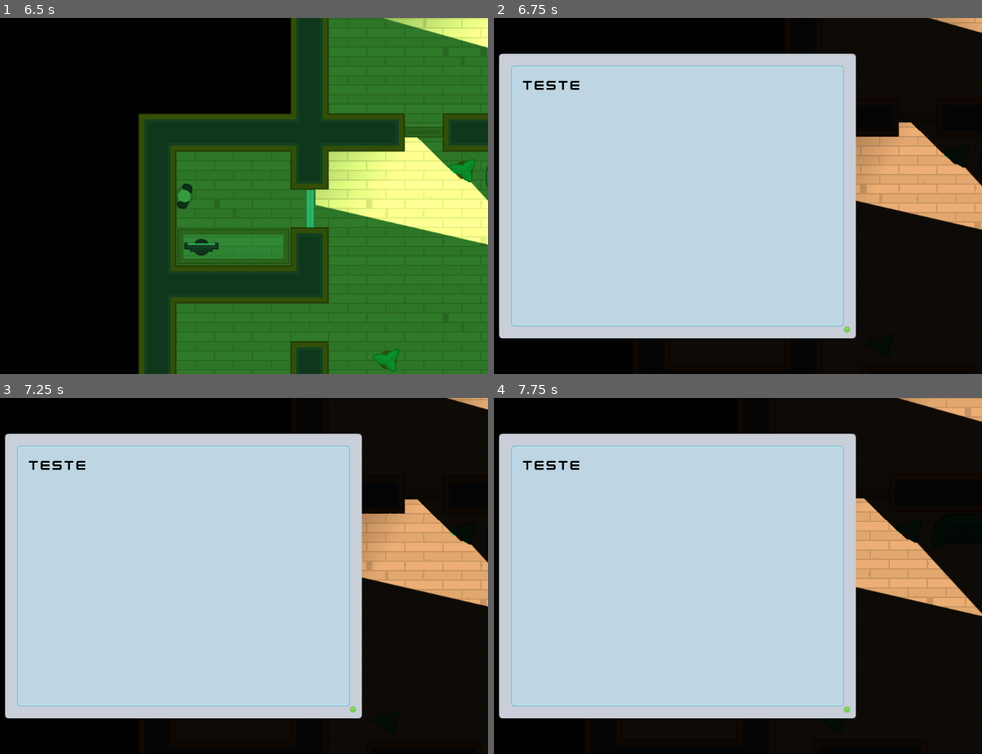
Above: before the commit, frames 1-4 (two rows, left to right).
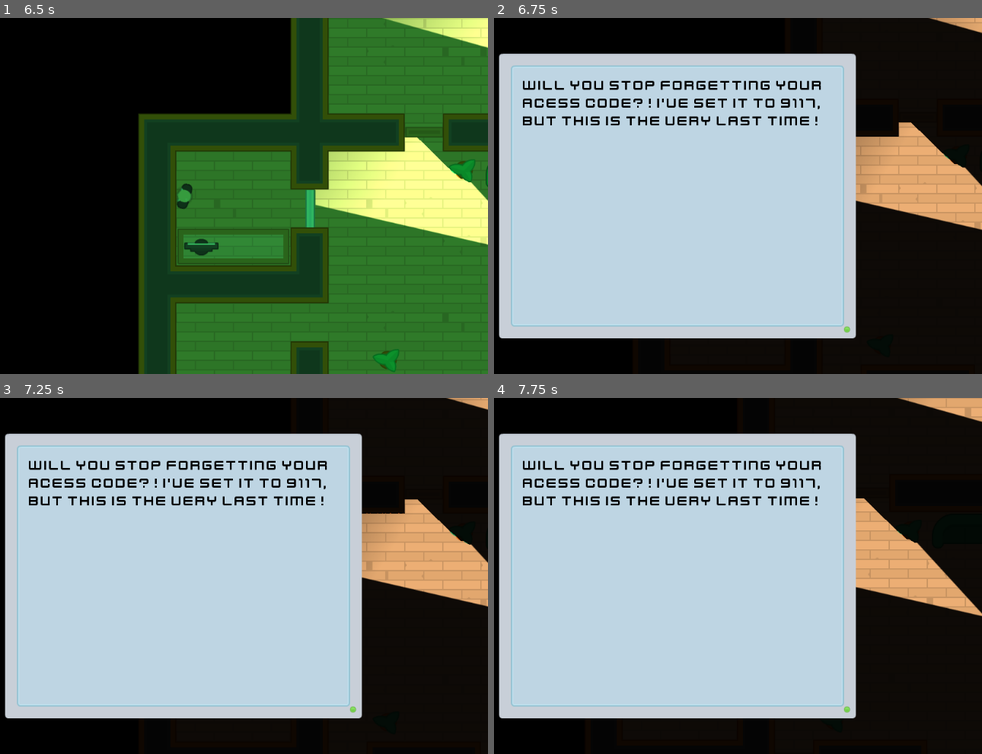
Above: after the commit, the same moments.

Repository: alexandrepeluchi/godot-udemy
Game: Godot game, scene res://Levels/Level1.tscn
The game is run twice, just before and just after one commit, with the same random seed, the same clock (stepped at 60 frames per second) and the same inputs.
Inputs (mouse positions are in pixels of both pictures, inside the frame that each line leads up to):
- Up to frame 1 (6.5 s): tap Enter at 0.5 s; move the mouse to (361, 131) at 0.52 s; hold D (move_right) 0.53-1.28 s; hold Space (toggle_vision_mode) 0.53-1.28 s; click (361, 131) at 0.67 s; move the mouse to (195, 203) at 1.27 s; hold S (move_down) 1.28-2 s; tap Space (toggle_vision_mode) at 1.35, 4.35, 5.85 s; click (195, 203) at 1.42 s; click "Ok" at 2 s; click "Ok" at 2.75 s; move the mouse to (239, 373) at 3.52 s; hold D (move_right) 3.53-4.28 s; hold Space (toggle_vision_mode) 3.53-4.28 s; click (239, 373) at 3.67 s; move the mouse to (92, 203) at 4.27 s; hold W (move_up) 4.28-5.03 s; click (92, 203) at 4.42 s; move the mouse to (366, 249) at 5.02 s; hold Space (toggle_vision_mode) 5.03-5.78 s; hold A (move_left) from 5.03 s (still down); click (366, 249) at 5.17 s; move the mouse to (0, 142) at 5.77 s; click (0, 142) at 5.92 s
- Up to frame 2 (6.75 s): tap Space (toggle_vision_mode) at 6.5 s; move the mouse to (708, 196) at 6.52 s; release A (move_left) at 6.53 s; hold S (move_down) from 6.53 s (still down); hold Space (toggle_vision_mode) from 6.53 s (still down); click (708, 196) at 6.67 s
- Up to frame 3 (7.25 s): keep holding S (move_down); keep holding Space (toggle_vision_mode)
- Up to frame 4 (7.75 s): tap Enter at 7.25 s; move the mouse to (586, 487) at 7.27 s; release S (move_down) at 7.28 s; release Space (toggle_vision_mode) at 7.28 s; hold D (move_right) from 7.28 s (still down); tap Space (toggle_vision_mode) at 7.35 s; click (586, 487) at 7.42 s

Frame 1 is identical in both runs. In frame 2, 2.2% of the frame differs, in the area x 5-68%, y 17-31%; in frame 3, 2.2%; in frame 4, 2.2%.
Error in both runs: Invalid get index '0' (on base: 'Array'). (res://Characters/NPCs/Guard.gd:26)

Commit message:
Script para gerar a senha e exibir na tela e conexão com a porta correta

Diff:
--- a/Heist Meisters/Computer/Computer.gd
+++ b/Heist Meisters/Computer/Computer.gd
@@ -1,14 +1,35 @@
 extends Node2D
 
 var can_click: bool = false
+
+var combination: Array
+
+export var combination_length: int = 4
+export var lock_group = "Unset"
+
+signal combination
+
+func _ready():
+	generate_combination()
+	emit_signal("combination", combination, lock_group)
+
+func generate_combination():
+	combination = CombinationGenerator.generate_combination(combination_length)
+	set_popup_text()
+
+func set_popup_text():
+	$CanvasLayer/ComputerPopup.set_text(combination)
 
 func _on_Area2D_body_entered(body):
 	can_click = true
 
 func _on_Area2D_body_exited(body):
 	can_click = false
+	$Light2D.enabled = false
 	$CanvasLayer/ComputerPopup.hide()
 
 func _on_Area2D_input_event(viewport, event, shape_idx):
 	if Input.is_mouse_button_pressed(BUTTON_LEFT) and can_click:
 		$CanvasLayer/ComputerPopup.popup_centered()
+
+		$Light2D.enabled = true
--- a/Heist Meisters/Doors/LockedDoor.gd
+++ b/Heist Meisters/Doors/LockedDoor.gd
@@ -21,3 +21,6 @@
 	var combination = CombinationGenerator.generate_combination(length)
 	print(combination)
 	$CanvasLayer/Numpad.combination = combination
+
+func _on_Computer_combination(combination, lock_group):
+	$CanvasLayer/Numpad.combination = combination
